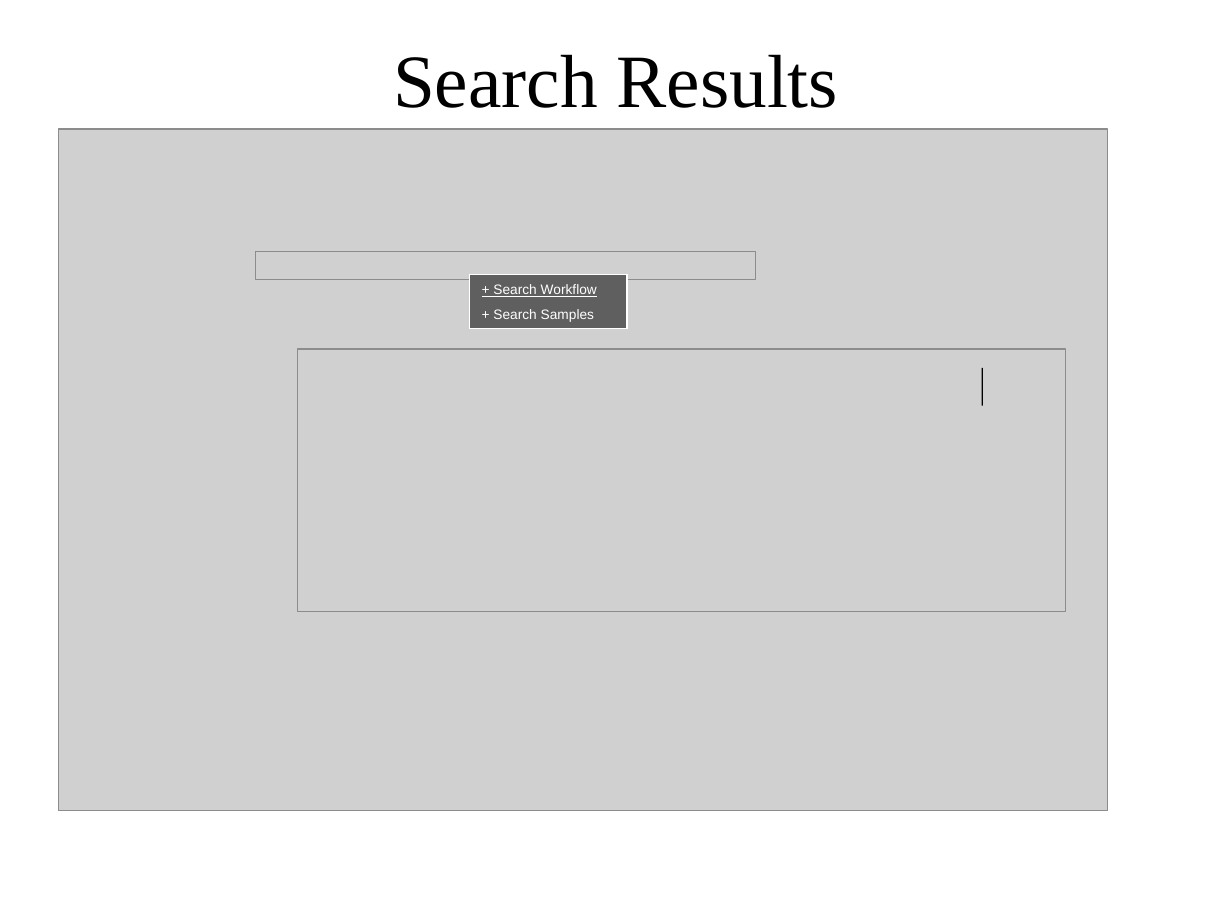
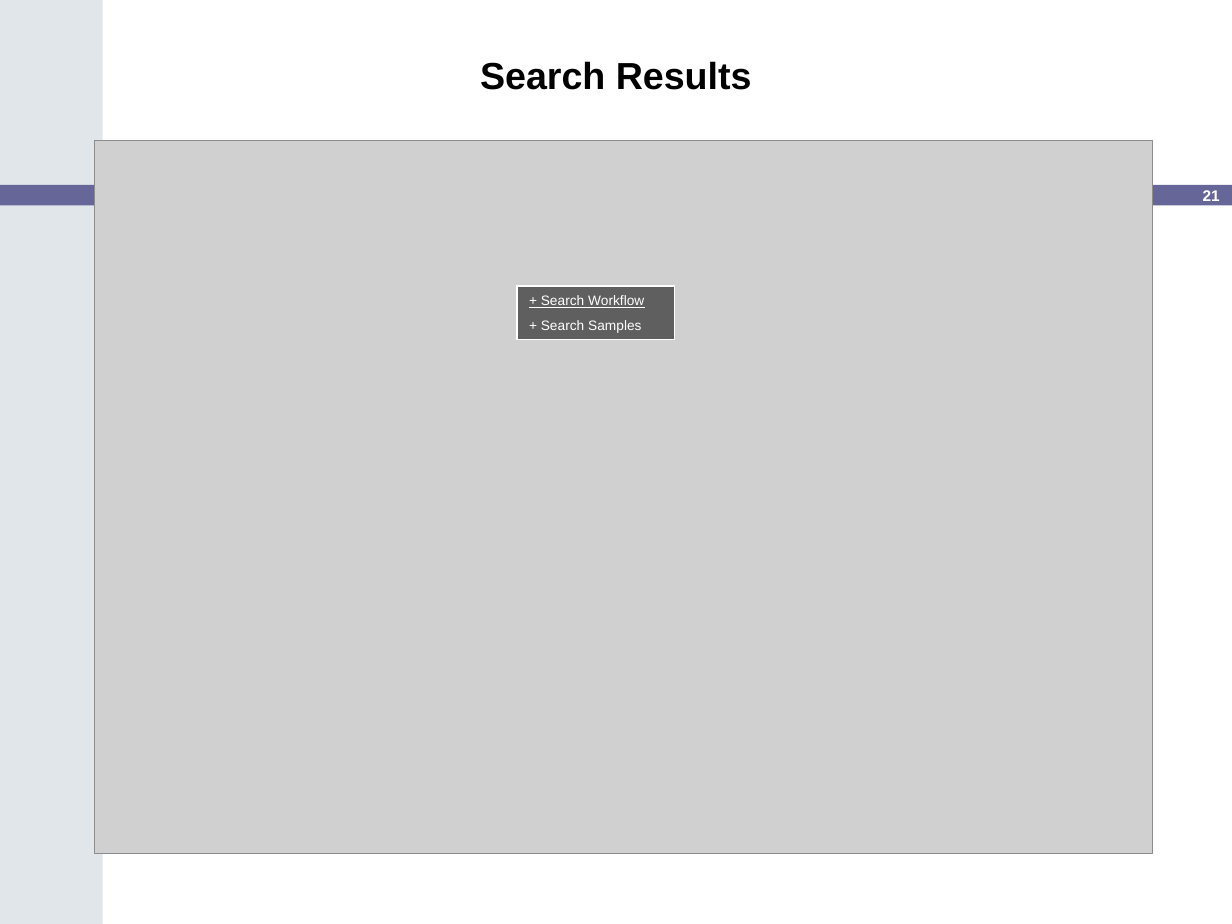
Before and after one commit to NCIP/cananolab, a slide deck: slide 21 of doc/wireframe/Wireframes.ppt (slide 24 before the commit). Drawn at 1232x924 pixels with LibreOffice and Linux fonts; fonts in the diff are those of the drawing; grey boxes stand for pictures; background and template pictures are left out. Boxes give left, top, right and bottom in pixels: in the first picture for what was removed or moved away, otherwise in the second. Text is boxed around its words. In the diff, an @@ line names an element or a change of style, - is before the commit and + after.

```diff
--- a/doc/wireframe/Wireframes.ppt
+++ b/doc/wireframe/Wireframes.ppt
@@ freeform shape added at (0,0,102,924), fill #E1E6EB @@
@@ text "Search Results" at (480,61,752,90): size 44 to 22 pt, font Times New Roman to Arial, bold on; line spacing 1 to 0.9 @@
@@ picture: place and size @@
-picture at (58,129,1108,811)
+picture at (95,140,1153,854)
@@ rounded rectangle added at (0,185,1232,206), fill #666699 @@
@@ page number added at (1203,190,1220,201), 9 pt, text #FFFFFF, bold @@
+21
@@ picture removed at (256,251,756,280) @@
@@ rectangle "+ Search Workflow": place and size @@
-rectangle "+ Search Workflow" at (469,275,627,329)
+rectangle "+ Search Workflow" at (517,286,675,340)
@@ picture removed at (297,349,1066,611) @@
@@ line removed from (982, 368) to (982, 405) @@
```
Also in this commit, not shown: 17 other slides changed, 6 slides added, 9 slides removed.
